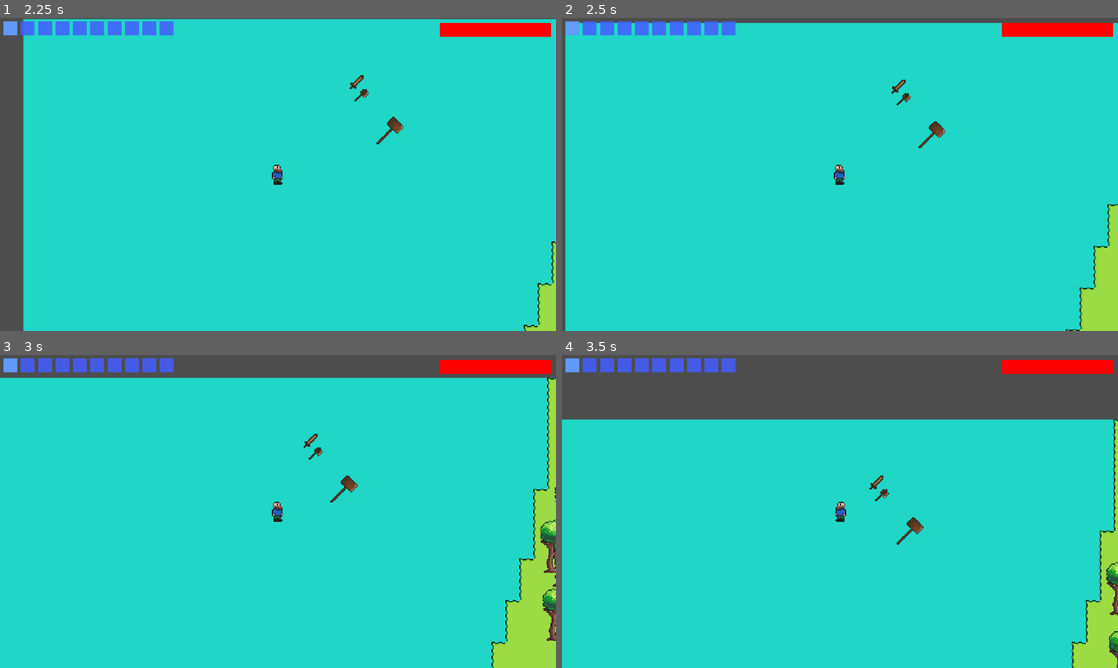
Above: before the commit, frames 1-4 (two rows, left to right).
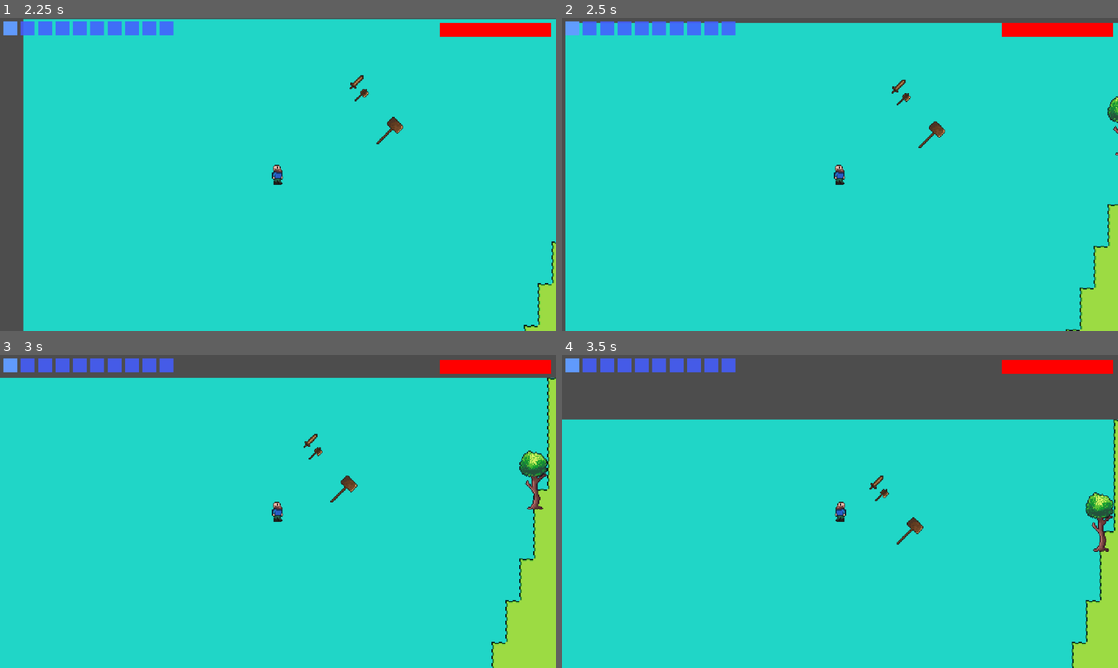
Above: after the commit, the same moments.

Repository: spsJakubSzydlowski/Evergrint
Game: Godot game, scene res://scenes/main.tscn
Two runs of this game, one before a commit and one after it. Both use one fixed random seed, a clock stepped at 60 frames per second and the inputs below.
Inputs (mouse positions are in pixels of both pictures, inside the frame that each line leads up to):
- Up to frame 1 (2.25 s): tap Enter at 0.5 s; move the mouse to (11, 27) at 0.52 s; hold Right 0.53-1.28 s; tap A (a) at 0.6 s; click (11, 27) at 0.67 s; tap D (d) at 0.8, 1.35 s; move the mouse to (27, 27) at 1.27 s; hold Down 1.28-2.03 s; click (27, 27) at 1.42 s; tap S (s) at 1.55, 2.1 s; move the mouse to (11, 27) at 2.02 s; hold Right from 2.03 s (still down); click (11, 27) at 2.17 s
- Up to frame 2 (2.5 s): keep holding Right; tap W (w) at 2.3 s
- Up to frame 3 (3 s): move the mouse to (27, 364) at 2.77 s; release Right at 2.78 s; hold Up from 2.78 s (still down); tap W (w) at 2.85 s; click (27, 364) at 2.92 s
- Up to frame 4 (3.5 s): keep holding Up; tap A (a) at 3.05 s

Frame 1 is identical in both runs. In frame 2, 0.1% of the frame differs, in the area x 98-100%, y 24-44%; in frame 3, 1.1%, in the area x 93-100%, y 30-92%; in frame 4, 0.9%.

Commit message:
Trees have random size

Diff:
--- a/scripts/autoloads/DataManager.gd
+++ b/scripts/autoloads/DataManager.gd
@@ -137,15 +137,12 @@
 	player_instance.initialize()
 
 func spawn_resource(id: String, pos : Vector2):
-	if not is_loaded:
-		await get_tree().create_timer(0.1).timeout
+	var resource_scene = preload("res://scenes/world_resource.tscn")
+	var resource_instance = resource_scene.instantiate()
 
-	(func():
-		var resource_scene = preload("res://scenes/world_resource.tscn")
-		var resource_instance = resource_scene.instantiate()
+	get_tree().current_scene.add_child.call_deferred(resource_instance)
+	resource_instance.position = pos
 
-		get_tree().current_scene.add_child(resource_instance)
-		resource_instance.position = pos
+	resource_instance.initialize(id)
 
-		resource_instance.initialize(id)
-	).call_deferred()
+	return resource_instance
--- a/scripts/generate_surface.gd
+++ b/scripts/generate_surface.gd
@@ -7,6 +7,9 @@
 var tree_count = 1000
 
 func _ready() -> void:
+	while not DataManager.is_loaded:
+		await get_tree().create_timer(0.1).timeout
+
 	river_noise.seed = randi() + 1
 	river_noise.frequency = 0.001
 	river_noise.noise_type = FastNoiseLite.TYPE_PERLIN
@@ -47,6 +50,10 @@
 		var tile_data = get_cell_tile_data(random_map_pos)
 
 		if tile_data and tile_data.get_custom_data("trees"):
-
-			DataManager.spawn_resource("oak_tree", world_pos)
+			var tree = DataManager.spawn_resource("oak_tree", world_pos)
+			if tree:
+				if randf() > 0.5:
+					var rand_size = randf_range(0.9, 1.1)
+					tree.scale = Vector2(rand_size, rand_size)
+					tree.scale.x *= -1
 			spawned += 1
--- a/scripts/world_resource.gd
+++ b/scripts/world_resource.gd
@@ -4,7 +4,7 @@
 const TOOL_TYPE_AXE = 1
 const TOOL_TYPE_PICKAXE = 2
 
-@onready var sprite = $Sprite2D
+var sprite = null
 
 var resource = ""
 
@@ -28,6 +28,8 @@
 		return
 
 	name = resource.id
+
+	sprite = get_node("Sprite2D")
 
 	if resource.has("tile"):
 		var raw_path = resource.tile.file
